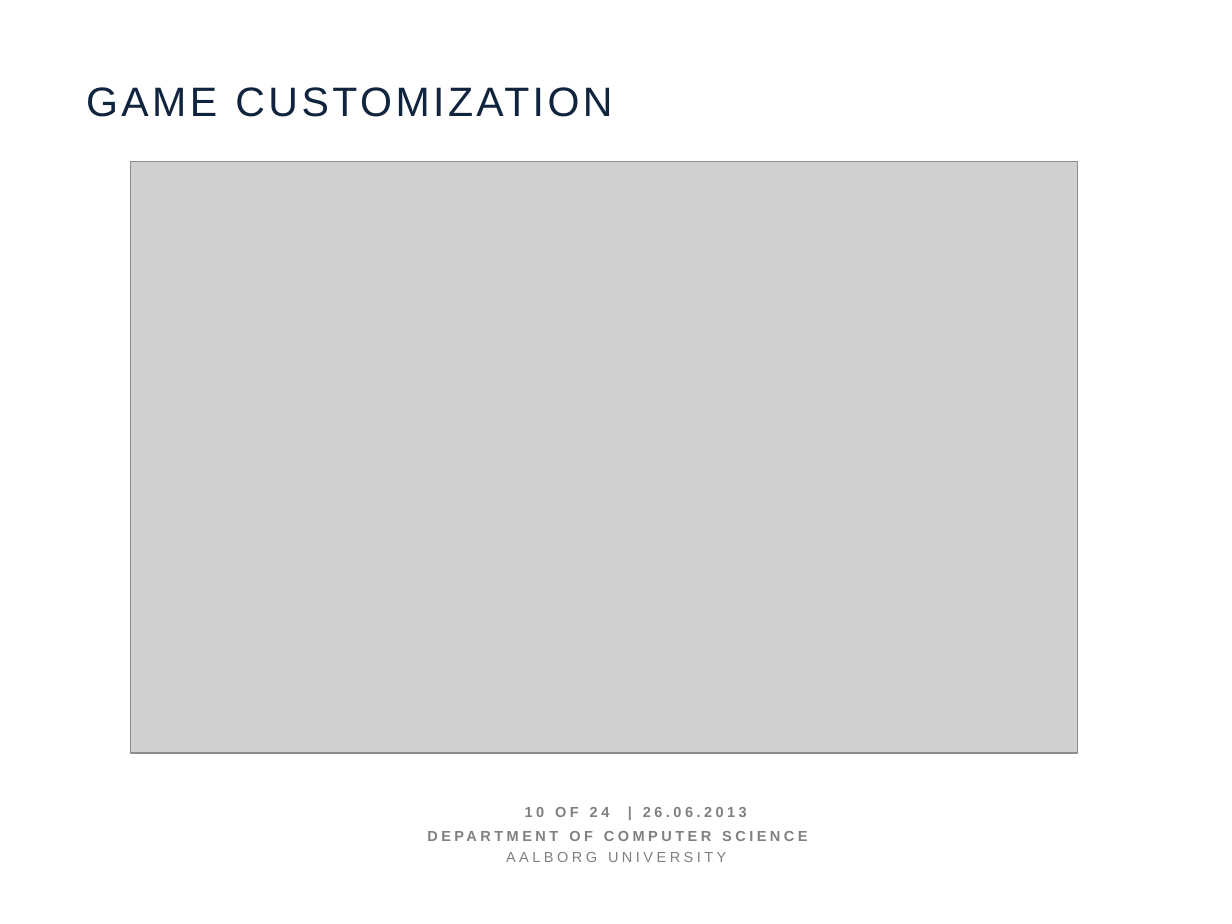
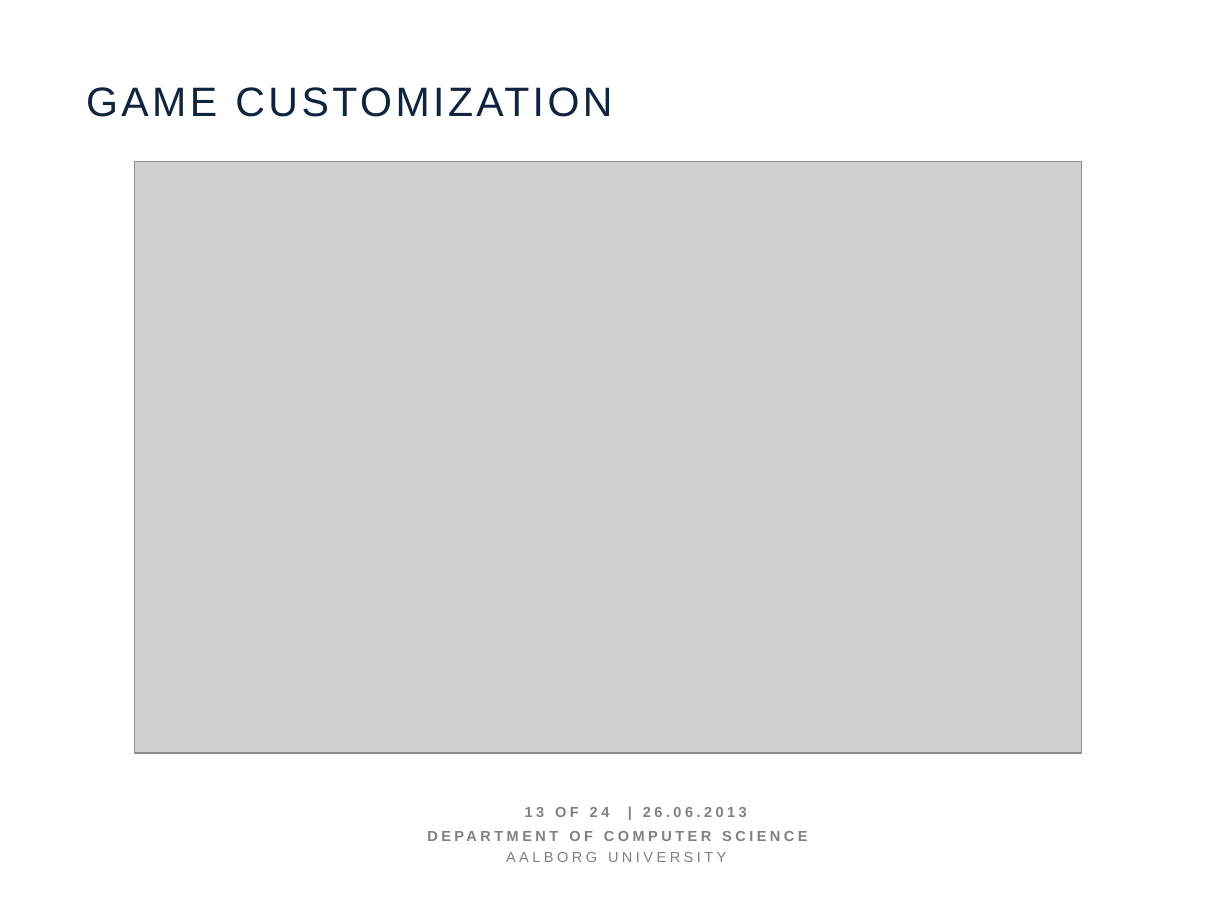
Before and after one commit to figa12/sw606f13, a slide deck: slide 13 of slides/main.pptx (slide 10 before the commit). Drawn at 1232x924 pixels with LibreOffice and Linux fonts; fonts in the diff are those of the drawing; grey boxes stand for pictures. Boxes give left, top, right and bottom in pixels: in the first picture for what was removed or moved away, otherwise in the second. Text is boxed around its words. In the diff, an @@ line names an element or a change of style, - is before the commit and + after.

```diff
--- a/slides/main.pptx
+++ b/slides/main.pptx
@@ picture: place and size @@
-picture at (131, 161, 1078, 753)
+picture at (134, 161, 1082, 753)
@@ text at (525, 807, 747, 817): text changed @@
-10 OF 24 | 26.06.2013
+13 OF 24 | 26.06.2013
```
Also in this commit, not shown: 2 other slides changed, 3 slides added.
